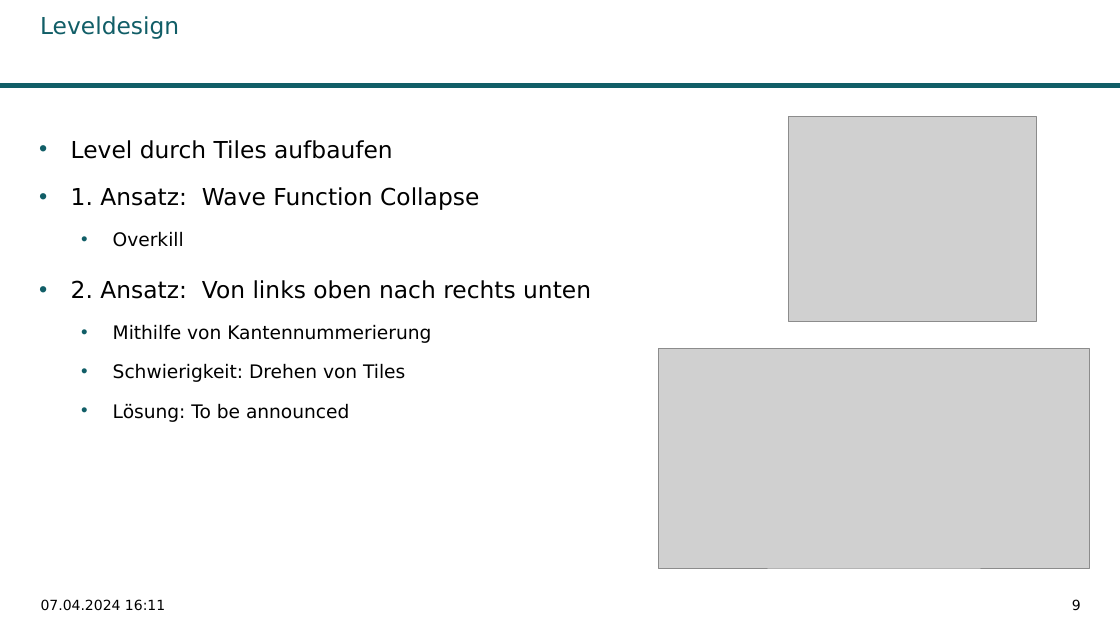
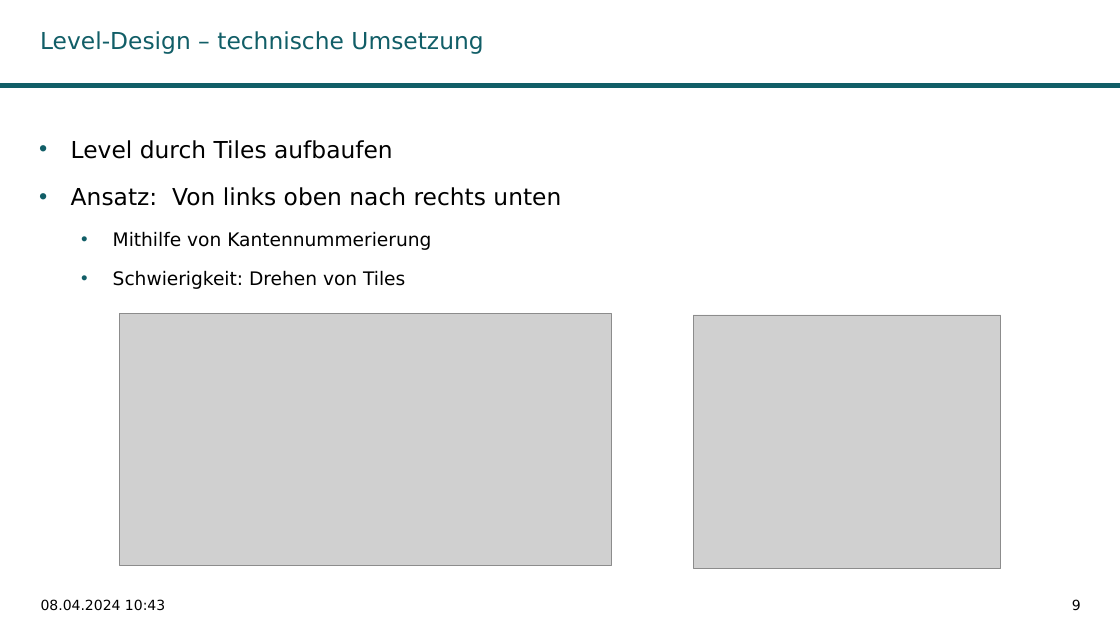
Before and after one commit to LaraBiewers/Teamprojekt_GameDev, a slide deck: slide 9 of Abschlusspraesentation.odp. Drawn at 1120x630 pixels with LibreOffice and Linux fonts; fonts in the diff are those of the drawing; grey boxes stand for pictures; background and template pictures are left out. Boxes give left, top, right and bottom in pixels: in the first picture for what was removed or moved away, otherwise in the second. Text is boxed around its words. In the diff, an @@ line names an element or a change of style, - is before the commit and + after.

```diff
--- a/Abschlusspraesentation.odp
+++ b/Abschlusspraesentation.odp
@@ title "Level-Design – technische Umsetzung" at <box>40,31,483,54</box>: vertical alignment top to middle @@
@@ title at <box>40,31,483,54</box>: text changed @@
-Leveldesign
+Level-Design – technische Umsetzung
@@ text at <box>71,187,561,206</box>: text changed @@
-• 1. Ansatz: Wave Function Collapse
-  • Overkill
-• 2. Ansatz: Von links oben nach rechts unten
+• Ansatz: Von links oben nach rechts unten
@@ picture: place and size @@
-picture at <box>789,117,1038,321</box>
+picture at <box>119,313,613,565</box>
@@ picture: place and size @@
-picture at <box>659,348,1089,568</box>
+picture at <box>693,315,1001,569</box>
@@ text at <box>113,403,349,422</box>: paragraph removed @@
-  • Lösung: To be announced
@@ text at <box>41,599,165,611</box>: text changed @@
-07.04.2024 16:11
+08.04.2024 10:43
```
Also in this commit, not shown: 6 other slides changed, 10 slides added, 3 slides removed.
